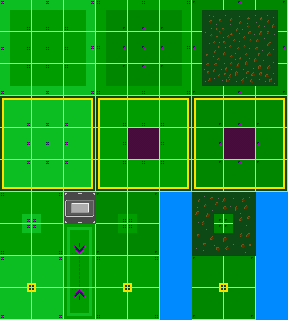
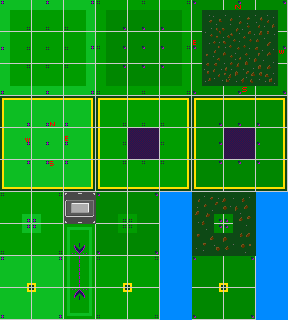
The second w=288, h=320 image is a revision of the first. Changes to its layers:
added layer "Layer #2" above "Layer" over [25, 122, 68, 166]
painted on "Layer" over [193, 5, 284, 92]
